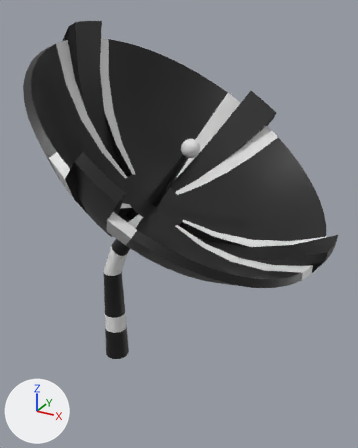
The Blender file Assets/Models/LaserLvl3.blend, before and after one commit.
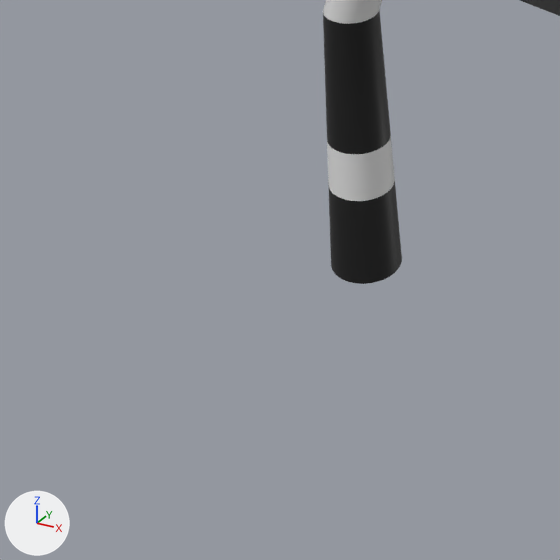
Each version appears first whole from a 50 mm camera at (0.261, -0.341, 1.0) aimed at (0.069, 0.009, 0.824), and next in a close-up on the part from 0% to 50% of the width and 60% to 100% of the height. The axes (+X, +Y, +Z) are drawn at lower left. The lights are the same throughout.
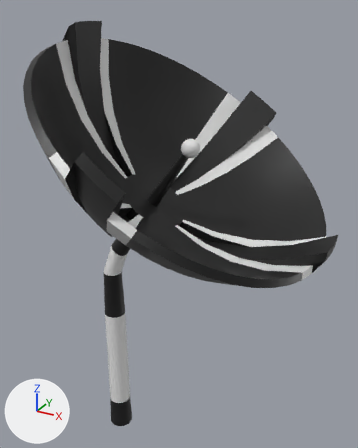
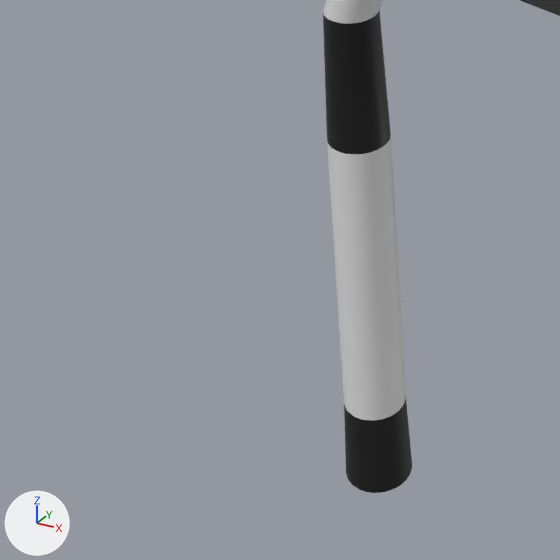
The newer file is also turned or shifted as a whole; pictures and numbers use the older file's frame.

What changed in the scene script:
```text
Change me_cylinder:
    where me_cylinder.from_pydata(...)  # 1884 vertices, 1913 faces; spans x -0.023..0.203, y -0.133..0.133, z 0.667..0.989
    used by ob_cylinder; location = (0.0, 0.0, 0.0)
    me_cylinder part 1: all 128 vertices in x -0.012..0.012, y -0.012..0.012, z 0.667..0.699 are moved by (0.0, 0.0, -0.092)
```

Location of each change, (x1, y1, x2, y2) in pixels of the close-ups (560 x 560 px; the box of a moved part takes in the faces that stretch with it):
'Cylinder', reshaped: before (323, 0, 560, 284); after (323, 0, 560, 493)
part 1 of me_cylinder, moved or reshaped: before (328, 160, 402, 284); after (328, 160, 412, 493)
